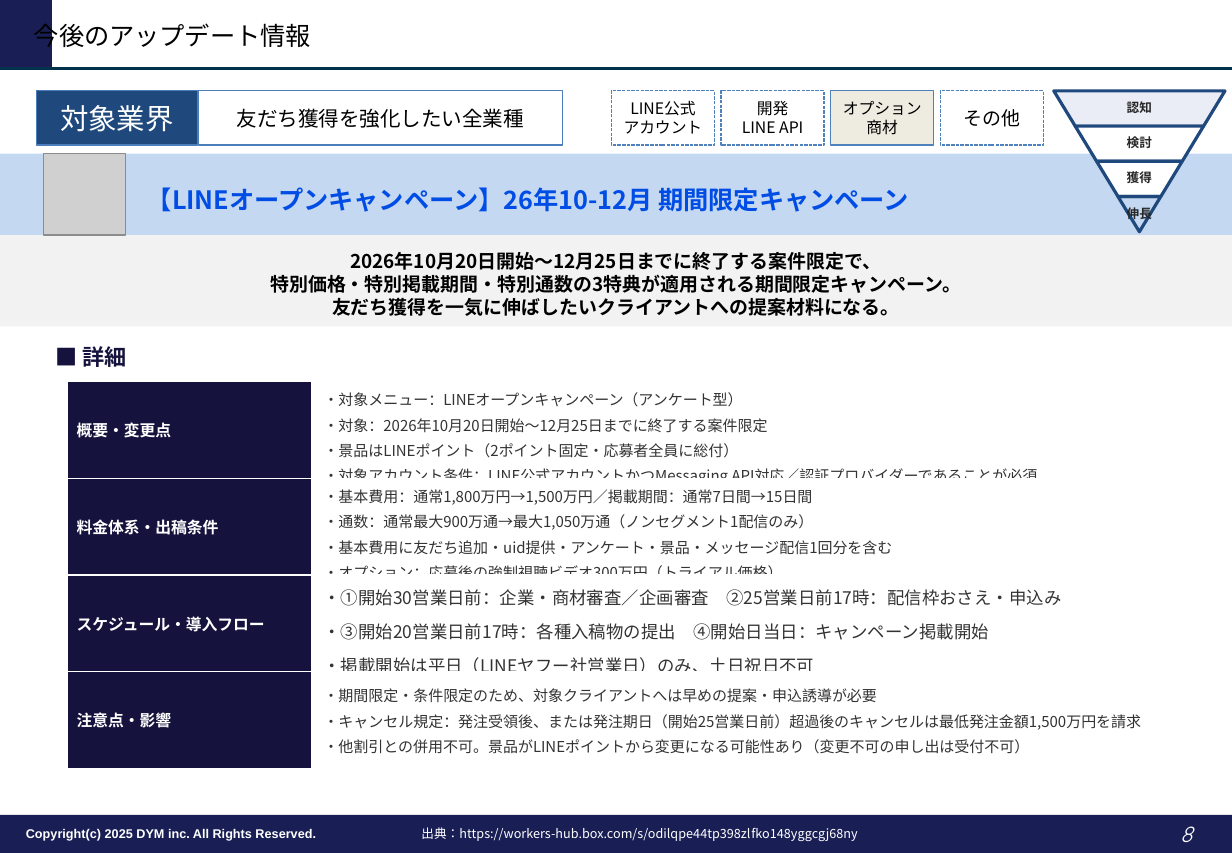
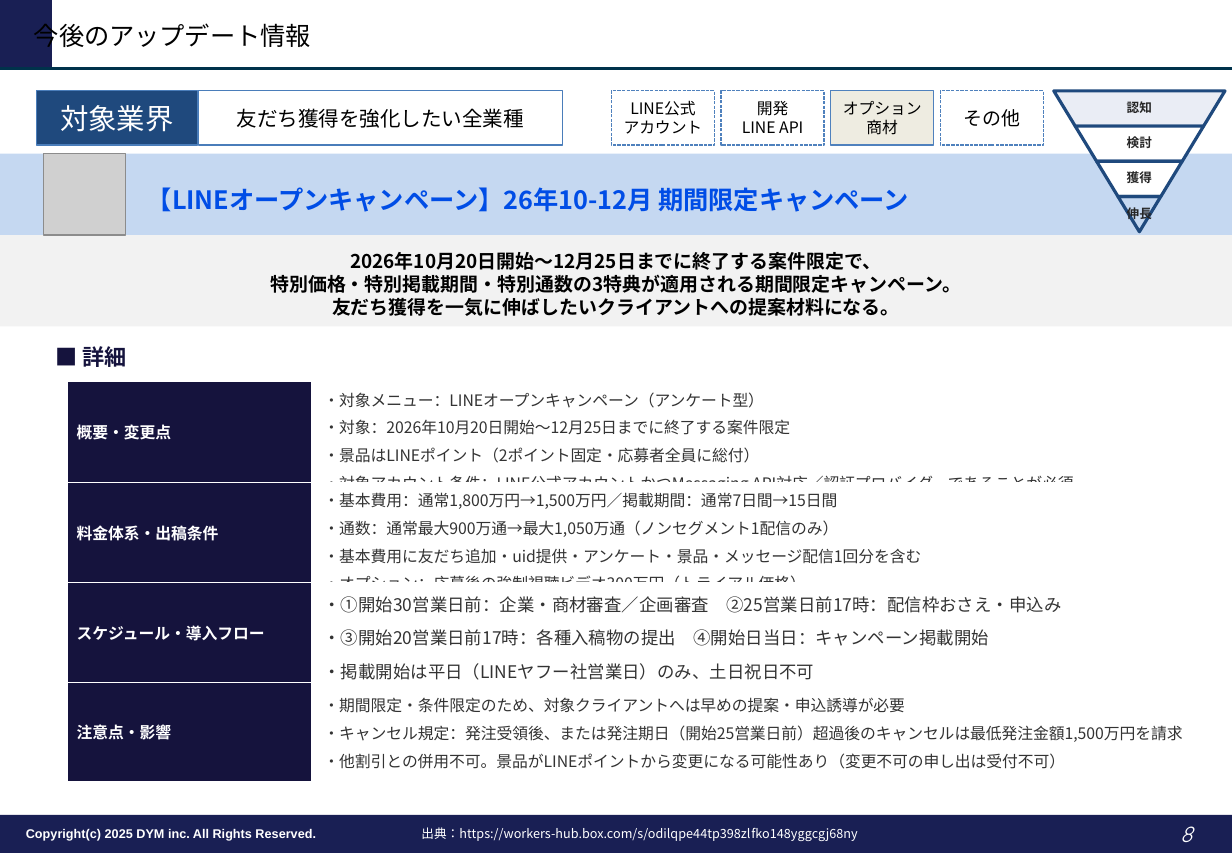
Before and after one commit to tonomura-r-dev/folder, a slide deck: slide 8 of LINEOA媒体最新情報_2026年9月トレンドレポート.pptx. Drawn at 1232x853 pixels with LibreOffice and Linux fonts; fonts in the diff are those of the drawing; grey boxes stand for pictures; background and template pictures are left out. Boxes give left, top, right and bottom in pixels: in the first picture for what was removed or moved away, otherwise in the second. Text is boxed around its words. In the diff, an @@ line names an element or a change of style, - is before the commit and + after.

```diff
--- a/LINEOA媒体最新情報_2026年9月トレンドレポート.pptx
+++ b/LINEOA媒体最新情報_2026年9月トレンドレポート.pptx
@@ table at (x1=68, y1=382, x2=1229, y2=780) @@
@@ size 9.5 to 10 pt in "・対象メニュー：LINEオープンキャンペーン（アンケート型）", "・対象：2026年10月20日開始〜12月25日までに終了する案件限定", "・景品はLINEポイント（2ポイント固定・応募者全員に総付）", "・対象アカウント条件：LINE公式アカウントかつMessaging API対応／認証プロバイダーであることが必須" and 7 more places @@
@@ line spacing 1.05 to 1.08 @@
```
Also in this commit, not shown: 5 other slides changed, 3 other files.
